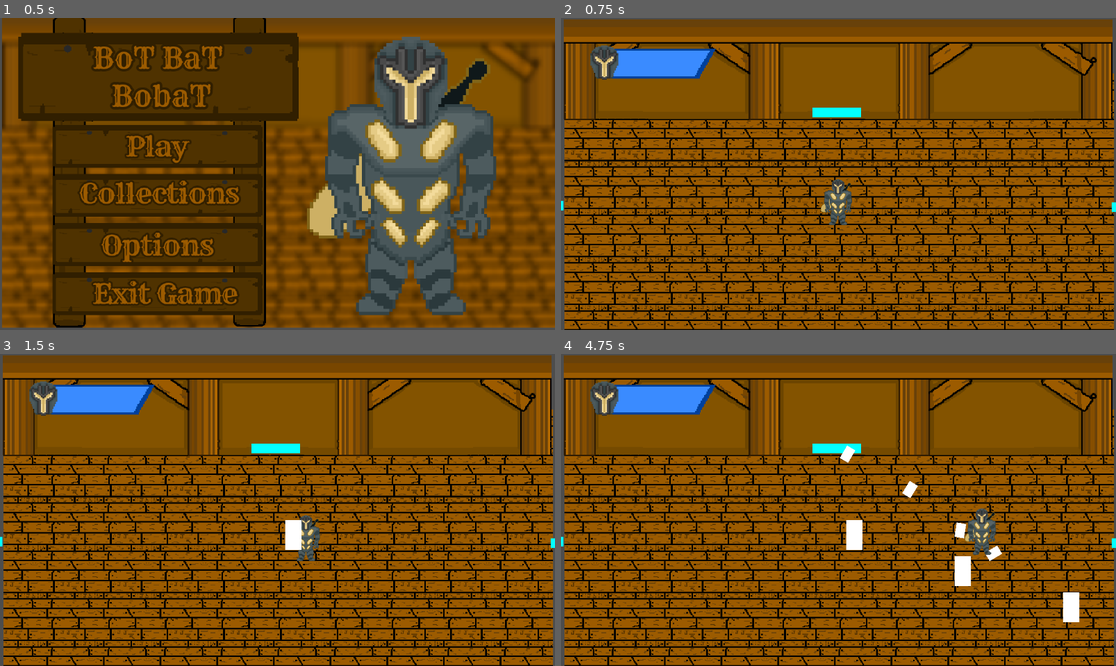
Above: before the commit, frames 1-4 (two rows, left to right).
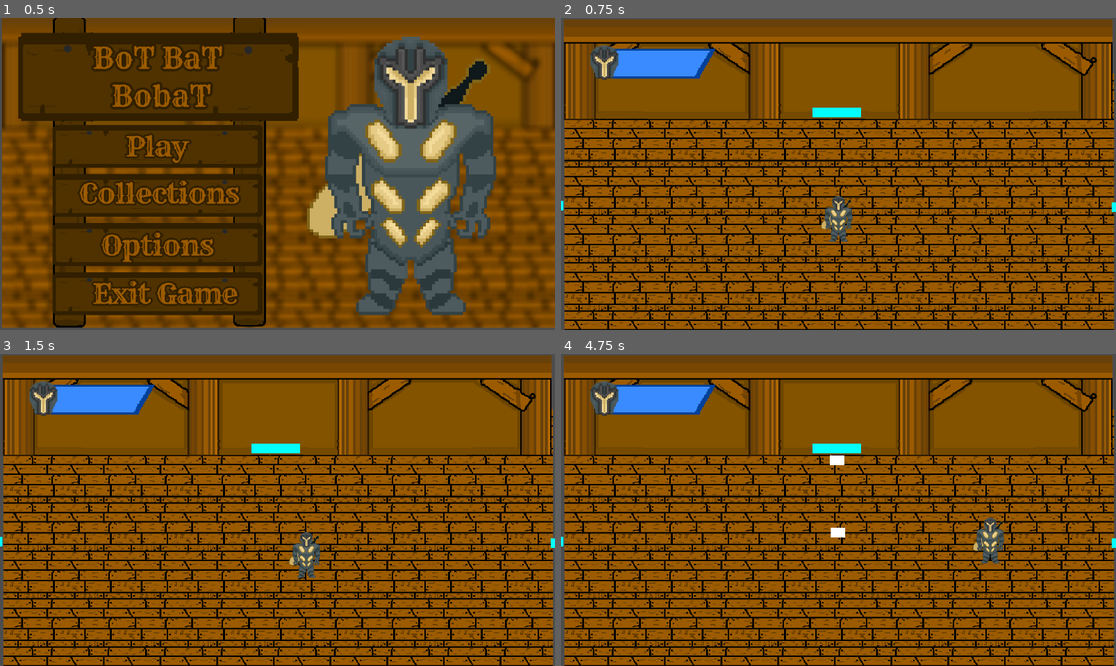
Above: after the commit, the same moments.

Repository: wiknalced/first-thingy
Game: Godot game, scene res://Scenes/menu_menu.tscn
The game is run twice, just before and just after one commit, with the same random seed, the same clock (stepped at 60 frames per second) and the same inputs.
Inputs:
- Up to frame 1 (0.5 s): no input
- Up to frame 2 (0.75 s): click "Play" at 0.5 s
- Up to frame 3 (1.5 s): tap Enter (ui_accept) at 1.25 s; hold Right (ui_right) from 1.28 s (still down)
- Up to frame 4 (4.75 s): tap Enter (ui_accept) at 1.52, 2.27, 3.77, 4.52 s; release Right (ui_right) at 2.03 s; hold Down (ui_down) 2.03-2.78 s; hold Right (ui_right) 2.78-3.53 s; hold Up (ui_up) 3.53-4.28 s; hold Left (ui_left) from 4.28 s (still down)

Frame 1 is identical in both runs. In frame 2, 0.7% of the frame differs, in the area x 46-53%, y 51-72%; in frame 3, 0.9%; in frame 4, 2.0%, in the area x 48-94%, y 29-86%.

Commit message:
Reworked enemy movement with included mound

Diff:
--- a/project-thing/Scenes/enemy.tscn
+++ b/project-thing/Scenes/enemy.tscn
@@ -5,9 +5,14 @@
 [sub_resource type="CapsuleShape2D" id="CapsuleShape2D_aftqw"]
 
 [sub_resource type="CapsuleShape2D" id="CapsuleShape2D_hghv2"]
+radius = 11.0
 
-[node name="CharacterBody2D" type="CharacterBody2D" unique_id=1529862797 groups=["enemy"]]
+[sub_resource type="CircleShape2D" id="CircleShape2D_hghv2"]
+radius = 118.0
+
+[node name="CharacterBody2D" type="CharacterBody2D" unique_id=1529862797 node_paths=PackedStringArray("cooldown") groups=["enemy"]]
 script = ExtResource("1_hghv2")
+cooldown = NodePath("DamageCooldown")
 
 [node name="ColorRect" type="ColorRect" parent="." unique_id=241303400]
 offset_left = -10.0
@@ -18,9 +23,20 @@
 [node name="CollisionShape2D" type="CollisionShape2D" parent="." unique_id=286412455]
 shape = SubResource("CapsuleShape2D_aftqw")
 
-[node name="Area2D" type="Area2D" parent="." unique_id=376927211]
+[node name="Area2D" type="Area2D" parent="." unique_id=376927211 groups=["enemy"]]
 
 [node name="CollisionShape2D" type="CollisionShape2D" parent="Area2D" unique_id=1510467915]
 shape = SubResource("CapsuleShape2D_hghv2")
 
+[node name="DamageCooldown" type="Timer" parent="." unique_id=1445790060]
+
+[node name="Area2D2" type="Area2D" parent="." unique_id=11080990]
+
+[node name="CollisionShape2D" type="CollisionShape2D" parent="Area2D2" unique_id=85443053]
+shape = SubResource("CircleShape2D_hghv2")
+
+[connection signal="area_entered" from="Area2D" to="." method="_entered_area"]
 [connection signal="body_entered" from="Area2D" to="." method="_damage_player"]
+[connection signal="timeout" from="DamageCooldown" to="." method="_damage_cooldown"]
+[connection signal="area_entered" from="Area2D2" to="." method="_detect"]
+[connection signal="area_shape_exited" from="Area2D2" to="." method="_nodetect"]
--- a/project-thing/Scenes/enemy_spawn.tscn
+++ b/project-thing/Scenes/enemy_spawn.tscn
@@ -8,8 +8,9 @@
 [sub_resource type="RectangleShape2D" id="RectangleShape2D_goxce"]
 size = Vector2(101, 20)
 
-[node name="StaticBody2D" type="StaticBody2D" unique_id=402275816 node_paths=PackedStringArray("spawn_point")]
+[node name="StaticBody2D" type="StaticBody2D" unique_id=402275816 node_paths=PackedStringArray("enemy_spawn_timer", "spawn_point")]
 script = ExtResource("1_g5vkx")
+enemy_spawn_timer = NodePath("Timer")
 spawn_point = NodePath("Path2D/PathFollow2D")
 enemy_scene = ExtResource("2_um0s4")
 
@@ -33,3 +34,7 @@
 [node name="CollisionShape2D" type="CollisionShape2D" parent="." unique_id=1061861719]
 shape = SubResource("RectangleShape2D_goxce")
 disabled = true
+
+[node name="Timer" type="Timer" parent="." unique_id=1439415748]
+
+[connection signal="timeout" from="Timer" to="." method="_enemy_timer"]
--- a/project-thing/Scenes/main.tscn
+++ b/project-thing/Scenes/main.tscn
@@ -6,6 +6,7 @@
 [ext_resource type="Texture2D" uid="uid://d370rh7k3t37r" path="res://Assets/health ui background.png" id="2_jjvhh"]
 [ext_resource type="Texture2D" uid="uid://r6cl438pj1ay" path="res://Assets/actual floor.png" id="2_kry3j"]
 [ext_resource type="Texture2D" uid="uid://0jfmw4dsrpfp" path="res://Assets/walls.png" id="4_21xkr"]
+[ext_resource type="PackedScene" uid="uid://bc3tm7qv2cnos" path="res://Scenes/mound.tscn" id="7_6bp64"]
 
 [sub_resource type="RectangleShape2D" id="RectangleShape2D_jjgbg"]
 size = Vector2(97.5, 655)
@@ -75,11 +76,15 @@
 autostart = true
 
 [node name="player" parent="." unique_id=1743508133 instance=ExtResource("1_jjgbg")]
-position = Vector2(575, 387)
+position = Vector2(576, 422)
 scale = Vector2(1.5200012, 1.5200012)
 slide_on_ceiling = false
 floor_stop_on_slope = false
 floor_block_on_wall = false
 safe_margin = 0.001
 
+[node name="StaticBody2D5" parent="." unique_id=1577767400 instance=ExtResource("7_6bp64")]
+position = Vector2(577, 551)
+scale = Vector2(4.8813806, 3.7076464)
+
 [connection signal="timeout" from="Timer" to="." method="_enemy_timer"]
--- /dev/null
+++ b/project-thing/Scenes/mound.tscn
@@ -0,0 +1,20 @@
+[gd_scene format=3 uid="uid://bc3tm7qv2cnos"]
+
+[ext_resource type="Script" uid="uid://b1g4ram63lpw3" path="res://Scripts/mound.gd" id="1_mhu1f"]
+
+[sub_resource type="RectangleShape2D" id="RectangleShape2D_vw36b"]
+size = Vector2(20, 28)
+
+[sub_resource type="RectangleShape2D" id="RectangleShape2D_285gn"]
+size = Vector2(20, 28)
+
+[node name="StaticBody2D" type="StaticBody2D" unique_id=1577767400]
+script = ExtResource("1_mhu1f")
+
+[node name="CollisionShape2D" type="CollisionShape2D" parent="." unique_id=213783226]
+shape = SubResource("RectangleShape2D_vw36b")
+
+[node name="Area2D" type="Area2D" parent="." unique_id=1491160782 groups=["mound"]]
+
+[node name="CollisionShape2D" type="CollisionShape2D" parent="Area2D" unique_id=2110709335]
+shape = SubResource("RectangleShape2D_285gn")
--- a/project-thing/Scenes/player.tscn
+++ b/project-thing/Scenes/player.tscn
@@ -8,7 +8,11 @@
 radius = 14.0
 height = 48.0
 
-[node name="CharacterBody2D" type="CharacterBody2D" unique_id=1743508133 node_paths=PackedStringArray("pivot", "attack_spawn", "attack_timer") groups=["player"]]
+[sub_resource type="CapsuleShape2D" id="CapsuleShape2D_vgqql"]
+radius = 16.0
+height = 56.0
+
+[node name="CharacterBody2D" type="CharacterBody2D" unique_id=1743508133 node_paths=PackedStringArray("pivot", "attack_spawn", "attack_timer")]
 script = ExtResource("1_v0iea")
 pivot = NodePath("Node2D")
 attack_spawn = NodePath("Node2D/Marker2D")
@@ -35,4 +39,10 @@
 [node name="AttackCD" type="Timer" parent="." unique_id=262864144]
 one_shot = true
 
+[node name="Area2D" type="Area2D" parent="." unique_id=829387473 groups=["player_detect"]]
+
+[node name="CollisionShape2D" type="CollisionShape2D" parent="Area2D" unique_id=1172778945]
+shape = SubResource("CapsuleShape2D_vgqql")
+
 [connection signal="timeout" from="AttackCD" to="." method="_attack_cd"]
+[connection signal="area_entered" from="Area2D" to="." method="_hit_something"]
--- a/project-thing/Scenes/weapons.tscn
+++ b/project-thing/Scenes/weapons.tscn
@@ -23,6 +23,7 @@
 shape = SubResource("RectangleShape2D_b8fjl")
 
 [node name="Timer" type="Timer" parent="." unique_id=1206928960]
+wait_time = 5.2700000000000005
 
 [connection signal="body_entered" from="." to="." method="_enemy_in_range"]
 [connection signal="timeout" from="Timer" to="." method="_is_attack"]
--- a/project-thing/Scripts/enemy.gd
+++ b/project-thing/Scripts/enemy.gd
@@ -1,21 +1,45 @@
 extends CharacterBody2D
 
 var speed: float = 150.0
-var player: CharacterBody2D
+var player: Area2D
+var mound : Area2D
 var health: int = 2
+var can_damage = true
+var detect = false
+
+@export var cooldown : Timer
 
 # Called when the node enters the scene tree for the first time.
 func _ready() -> void:
-	for node in get_tree().get_nodes_in_group("player"):
+	for node in get_tree().get_nodes_in_group("player_detect"):
 		player = node
+	for node in get_tree().get_nodes_in_group("mound"):
+		mound = node
+
 
 # Called every frame. 'delta' is the elapsed time since the previous frame.
 func _process(_delta: float) -> void:
-	if not player == null:
+	if detect == true:
 		look_at(player.global_position)
 		velocity = Vector2(1,0).rotated(rotation) * speed
 		move_and_slide()
+	if detect == false:
+		look_at(mound.global_position)
+		velocity = Vector2(1,0).rotated(rotation) * speed
+		move_and_slide()
 
-func _damage_player(body: Node2D) -> void:
-	if body == player:
-		player.take_damage()
+
+func _entered_area(area: Area2D) -> void:
+	if area.is_in_group("mound"):
+		print("hi")
+		queue_free()
+
+func _detect(area: Area2D) -> void:
+	if area.is_in_group("player_detect"):
+		detect = true
+		print("bye")
+
+
+
+func _nodetect(area: Area2D) -> void:
+	detect = false
--- a/project-thing/Scripts/enemy_spawn.gd
+++ b/project-thing/Scripts/enemy_spawn.gd
@@ -1,5 +1,6 @@
 extends StaticBody2D
 
+@export var enemy_spawn_timer : Timer
 @export var spawn_point : PathFollow2D
 @export var enemy_scene : PackedScene
 # Called when the node enters the scene tree for the first time.
@@ -14,3 +15,7 @@
 	var enemy= enemy_scene.instantiate()
 	add_child(enemy)
 	enemy.global_position = spawn_point.global_position
+
+func _enemy_timer() -> void:
+	_spawn_enemy()
+	enemy_spawn_timer.start()
--- /dev/null
+++ b/project-thing/Scripts/mound.gd
@@ -0,0 +1,11 @@
+extends StaticBody2D
+
+
+# Called when the node enters the scene tree for the first time.
+func _ready() -> void:
+	pass # Replace with function body.
+
+
+# Called every frame. 'delta' is the elapsed time since the previous frame.
+func _process(delta: float) -> void:
+	pass
--- a/project-thing/Scripts/player.gd
+++ b/project-thing/Scripts/player.gd
@@ -1,6 +1,6 @@
 extends CharacterBody2D
 
-var enemy = CharacterBody2D
+var enemy = Area2D
 var speed: float = 300
 var health: int = 5
 var can_attack : bool = true
@@ -9,8 +9,6 @@
 @export var attack_spawn : Marker2D
 @export var weapons_scene : PackedScene
 @export var attack_timer : Timer
-
-
 
 func _ready() -> void:
 	for node in get_tree().get_nodes_in_group("enemy"):
@@ -35,7 +33,7 @@
 
 func _attack() -> void:
 	var weapon = weapons_scene.instantiate()
-	weapon.rotation = pivot.rotation
+	weapon.rotation = pivot.global_rotation
 	weapon.global_position = attack_spawn.global_position
 	add_sibling(weapon)
 	can_attack = false
@@ -43,3 +41,6 @@
 
 func _attack_cd() -> void:
 	can_attack = true
+
+func _hit_something(area: Area2D) -> void:
+	take_damage()
--- a/project-thing/Scripts/weapons.gd
+++ b/project-thing/Scripts/weapons.gd
@@ -4,7 +4,7 @@
 var enemy = CharacterBody2D
 
 @export var is_attack : Timer
-# Called when the node enters the scene tree for the first time.
+
 func _ready() -> void:
 	pass
 
@@ -13,6 +13,8 @@
 	if Input.is_action_just_pressed("ui_accept"):
 		is_attacking = true
 		is_attack.start()
+	if is_attacking == false:
+		queue_free()
 
 
 func _damage_enemy(body: CharacterBody2D) -> void:
Not shown, added: project-thing/Scripts/mound.gd.uid
